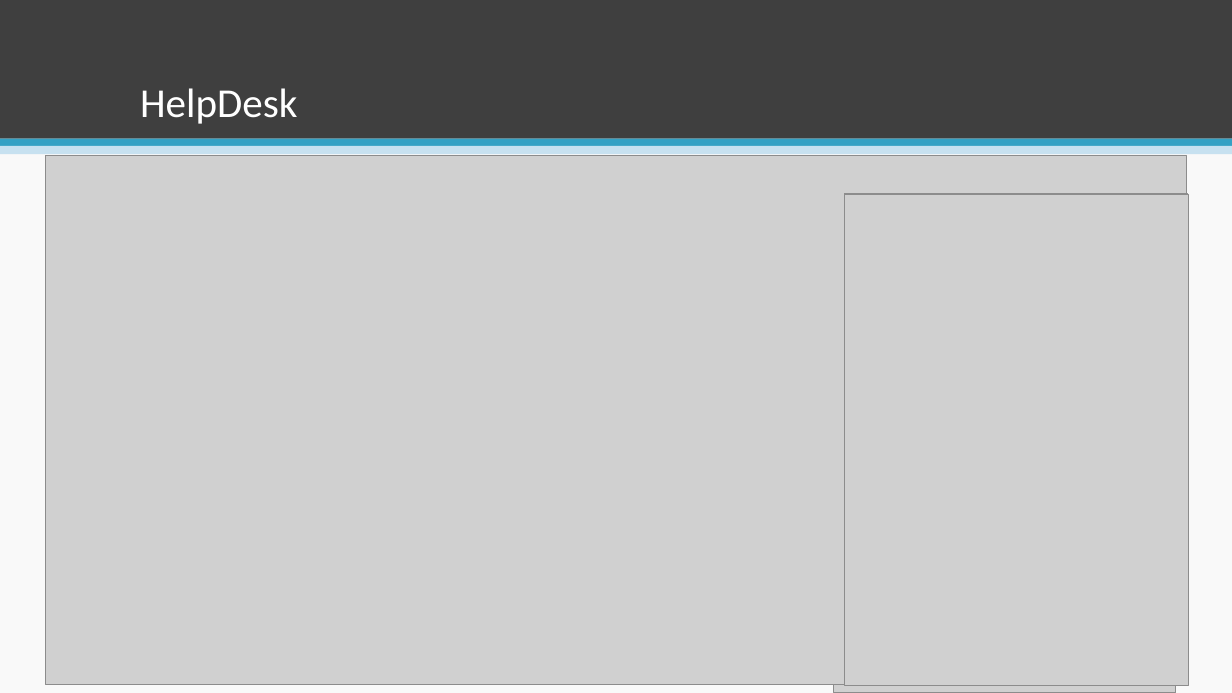
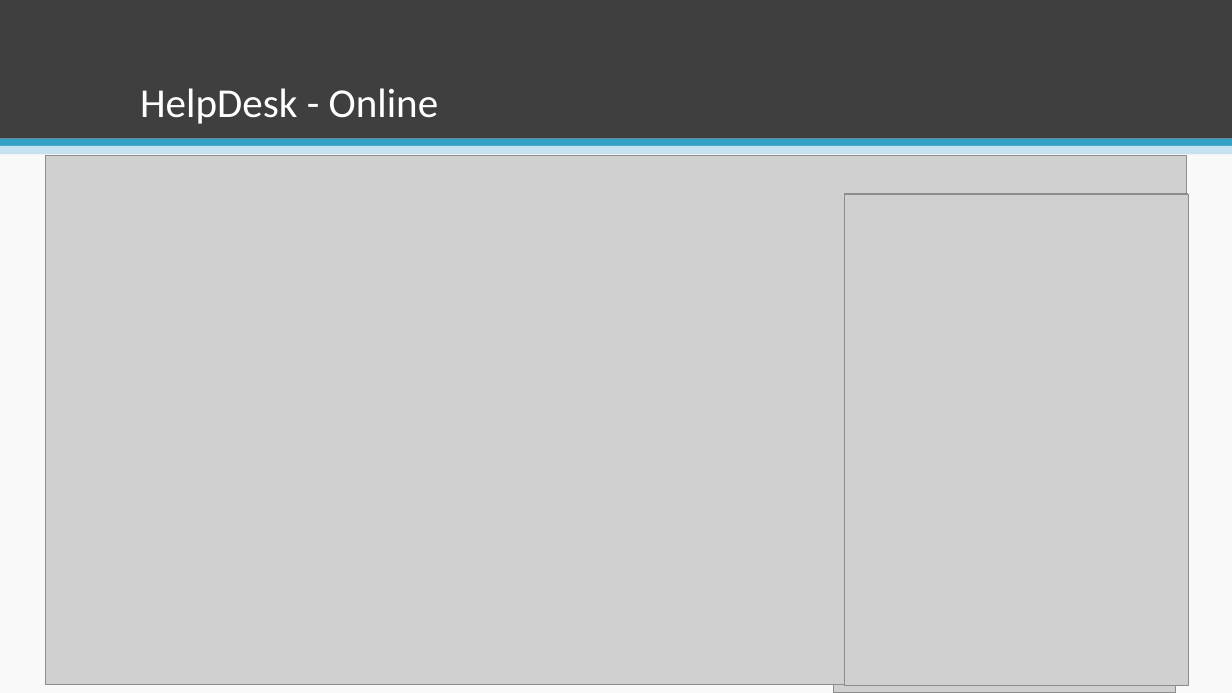
Before and after one commit to esteves-esta/TechHumi, a slide deck: slide 29 of documentacao/Apresentação.pptx. Drawn at 1232x693 pixels with LibreOffice and Linux fonts; fonts in the diff are those of the drawing; grey boxes stand for pictures. Boxes give left, top, right and bottom in pixels: in the first picture for what was removed or moved away, otherwise in the second. Text is boxed around its words. In the diff, an @@ line names an element or a change of style, - is before the commit and + after.

```diff
--- a/documentacao/Apresentação.pptx
+++ b/documentacao/Apresentação.pptx
@@ title at (140,88,439,124): text changed @@
-HelpDesk
+HelpDesk - Online
```
Also in this commit, not shown: 1 other slide changed.
